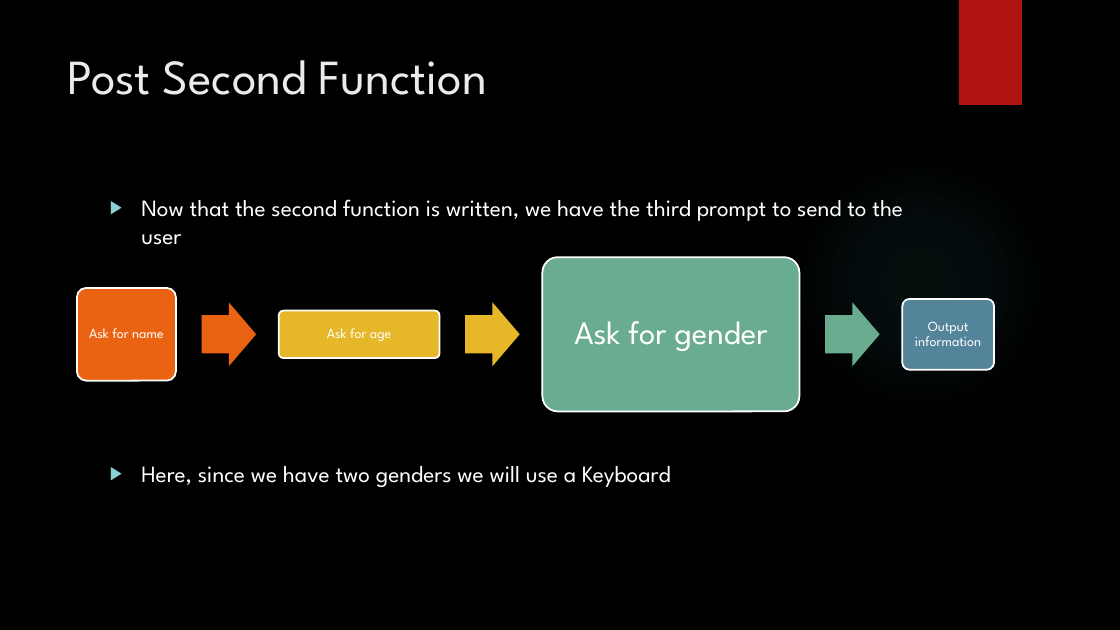
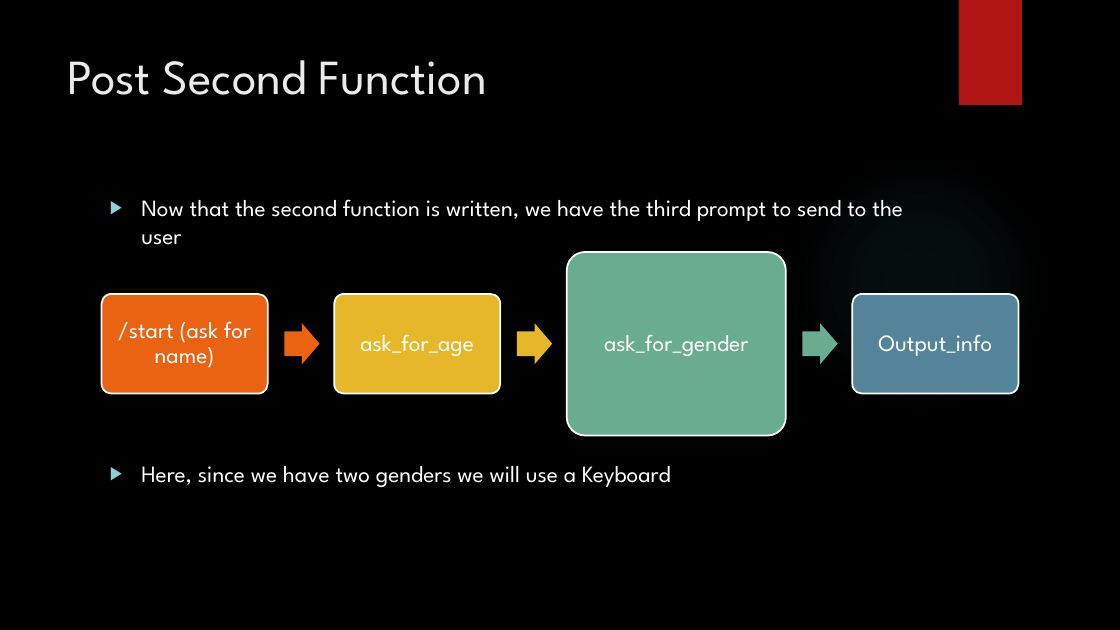
Before and after one commit to siddbose97/Telegram_Workshop, a slide deck: slide 61 of Second Python Course.pptx (slide 64 before the commit). Drawn at 1120x630 pixels with LibreOffice and Linux fonts; fonts in the diff are those of the drawing; background and template pictures are left out. Boxes give left, top, right and bottom in pixels: in the first picture for what was removed or moved away, otherwise in the second. Text is boxed around its words. In the diff, an @@ line names an element or a change of style, - is before the commit and + after.

```diff
--- a/Second Python Course.pptx
+++ b/Second Python Course.pptx
@@ rounded rectangle: place and size @@
-rounded rectangle at bbox=[543, 257, 800, 412]
+rounded rectangle at bbox=[567, 252, 786, 435]
@@ rounded rectangle: place and size @@
-rounded rectangle at bbox=[77, 288, 176, 381]
+rounded rectangle at bbox=[102, 294, 268, 394]
@@ rounded rectangle: place and size @@
-rounded rectangle at bbox=[279, 311, 439, 358]
+rounded rectangle at bbox=[334, 294, 501, 394]
@@ rounded rectangle: place and size @@
-rounded rectangle at bbox=[902, 299, 994, 370]
+rounded rectangle at bbox=[853, 294, 1019, 394]
@@ text at bbox=[118, 321, 251, 368]: text changed; size 12 to 20 pt @@
-Ask for name
+/start (ask for name)
@@ right arrow: place and size @@
-right arrow at bbox=[202, 302, 256, 366]
+right arrow at bbox=[284, 323, 319, 365]
@@ right arrow: place and size @@
-right arrow at bbox=[465, 302, 520, 366]
+right arrow at bbox=[517, 323, 552, 365]
@@ right arrow: place and size @@
-right arrow at bbox=[825, 302, 880, 366]
+right arrow at bbox=[802, 323, 838, 365]
@@ text at bbox=[360, 334, 474, 356]: text changed; size 12 to 20 pt @@
-Ask for age
+ask_for_age
@@ text at bbox=[604, 334, 748, 356]: text changed; size 28 to 20 pt @@
-Ask for gender
+ask_for_gender
@@ text at bbox=[878, 334, 992, 356]: text changed; size 12 to 20 pt @@
-Output information
+Output_info
```
Also in this commit, not shown: 29 other slides changed, 1 slide added, 8 slides removed, 3 other files.
